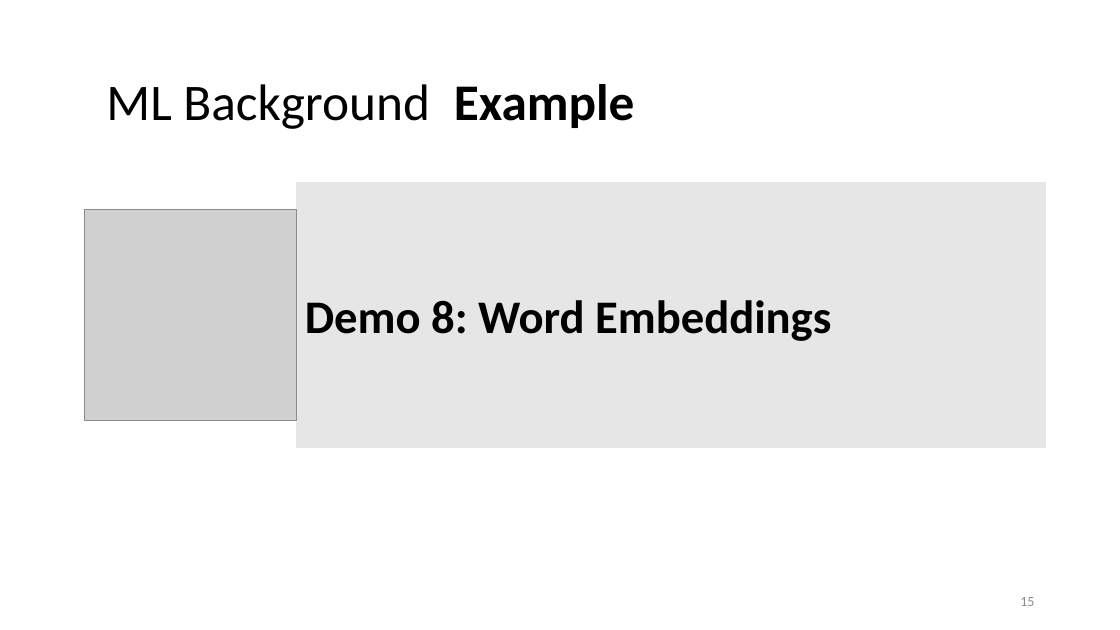
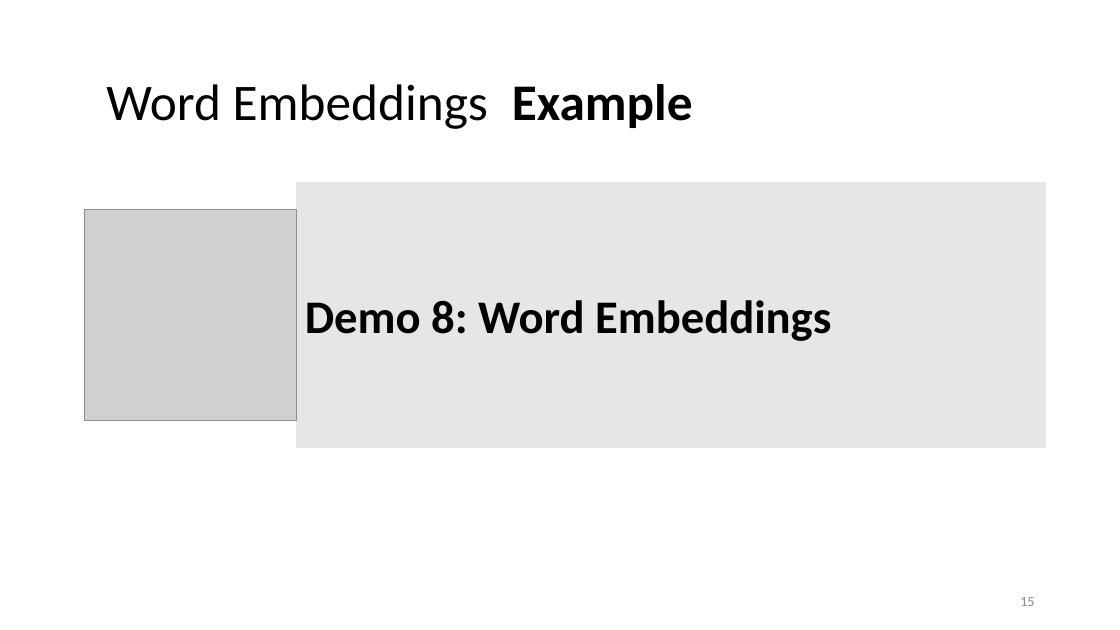
Before and after one commit to lisa-wm/consulting, a slide deck: slide 15 of 5_seminar/Contents_Part_02/slides/slides_II_3.pptx. Drawn at 1120x630 pixels with LibreOffice and Linux fonts; fonts in the diff are those of the drawing; grey boxes stand for pictures. Boxes give left, top, right and bottom in pixels: in the first picture for what was removed or moved away, otherwise in the second. Text is boxed around its words. In the diff, an @@ line names an element or a change of style, - is before the commit and + after.

```diff
--- a/5_seminar/Contents_Part_02/slides/slides_II_3.pptx
+++ b/5_seminar/Contents_Part_02/slides/slides_II_3.pptx
@@ title at [106, 84, 693, 129]: text changed @@
-ML Background Example
+Word Embeddings Example
```
Also in this commit, not shown: 6 other slides changed, 7 slides added, 2 slides removed, 4 other files.
